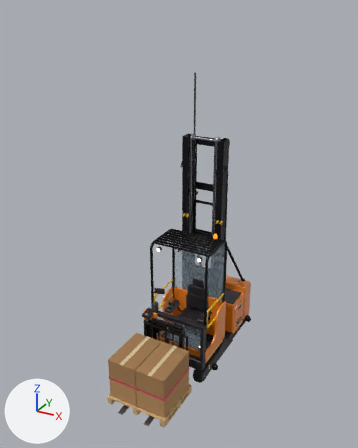
An edit to the glTF model truck-finder/nct-truck-finder/assets/models/vna.glb, drawn before and after from the same camera.
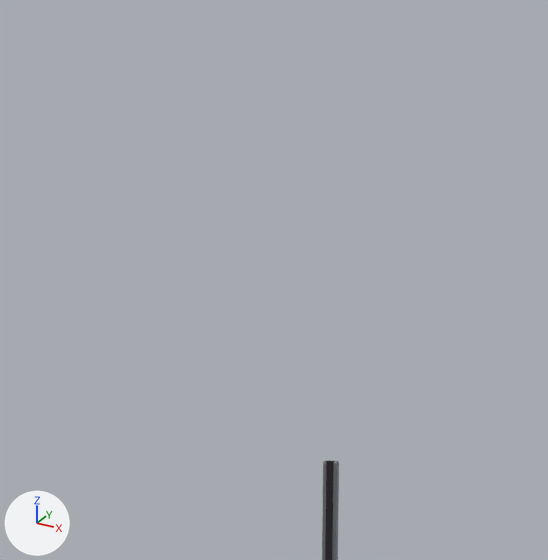
Old and new are each drawn whole from a camera (50 mm lens) standing at (3.89, -7.81, 6.7) and looking at (-0.09, -0.58, 3.08) and again close up on the part from 42% to 63% of the width and 2% to 19% of the height. The lights are fixed; the arrows at lower left show +X, +Y and +Z. The first two pictures are the older version. Both versions are drawn at frame 24 of the action 'chain_r'; the numbers are the values there.

The scene before the commit, as lines of its bpy script (objects in view):
```python
me_chain_r_s_002 = bpy.data.meshes.new('chain_r_s.002')
me_chain_r_s_002.from_pydata(...)  # 32 vertices, 56 faces; spans x -0.02..0.02, y -0.008..0.008, z -0.5..0.5
# faces by material slot: [44, 12]
me_chain_r_s_002.materials.append(mat_steel)  # grey #9a9ca3
me_chain_r_s_002.materials.append(mat_chassis)  # black #2a262d
ob_chain_r = bpy.data.objects.new('chain_r', None)
ob_chain_r.location = (-0.255, 0.32, 3.2)
ob_chain_r.scale = (1.0, 1.0, 2.42)
ob_chain_r_s = bpy.data.objects.new('chain_r_s', me_chain_r_s_002)
ob_chain_r_s.parent = ob_chain_r
ob_chain_r_s.location = (0.0, 0.0, 0.5)
```
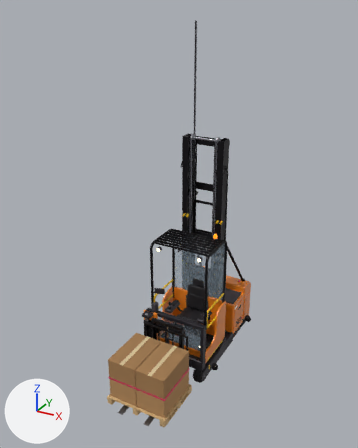
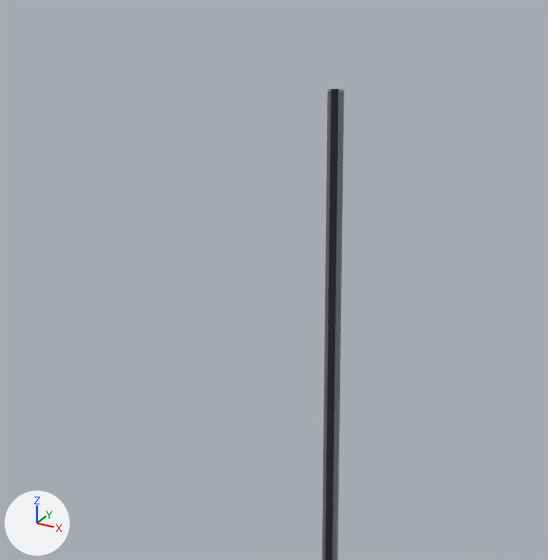
ob_chain_r is not drawn itself; it is the parent of ob_chain_r_s.

Edits to the scene script, one JSON object a line:
```json
{"op": "set", "path": "ob_chain_r.scale", "old": "(1.0, 1.0, 2.42)", "new": "(1.0, 1.0, 3.27)"}
```

What differs and where, as boxes [x1, y1, x2, y2] in the close-ups (548 x 560 px):
```json
{"object": "chain_r_s", "change": "rescaled", "before": [322, 460, 339, 560], "after": [322, 89, 344, 560]}
```
